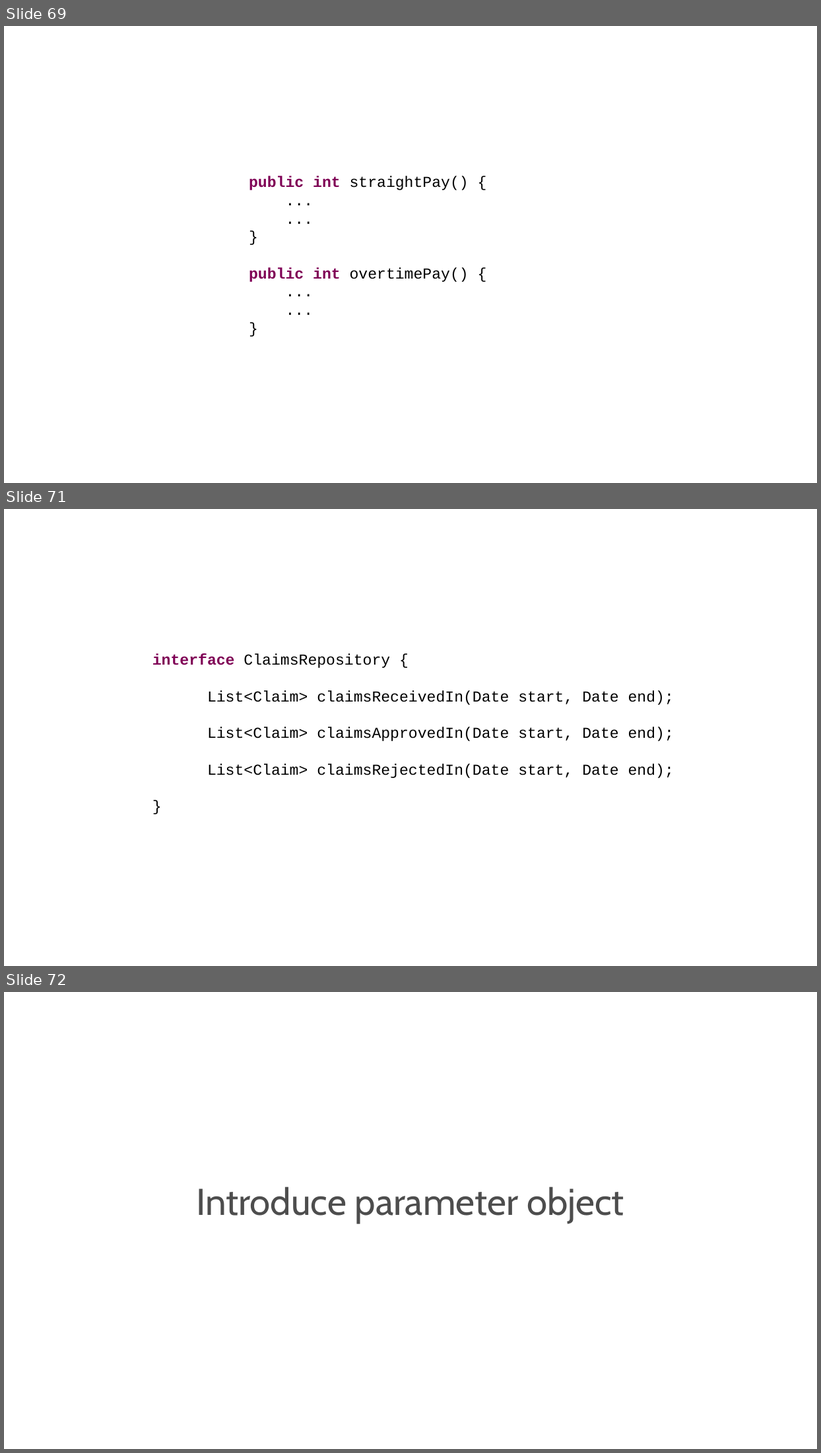
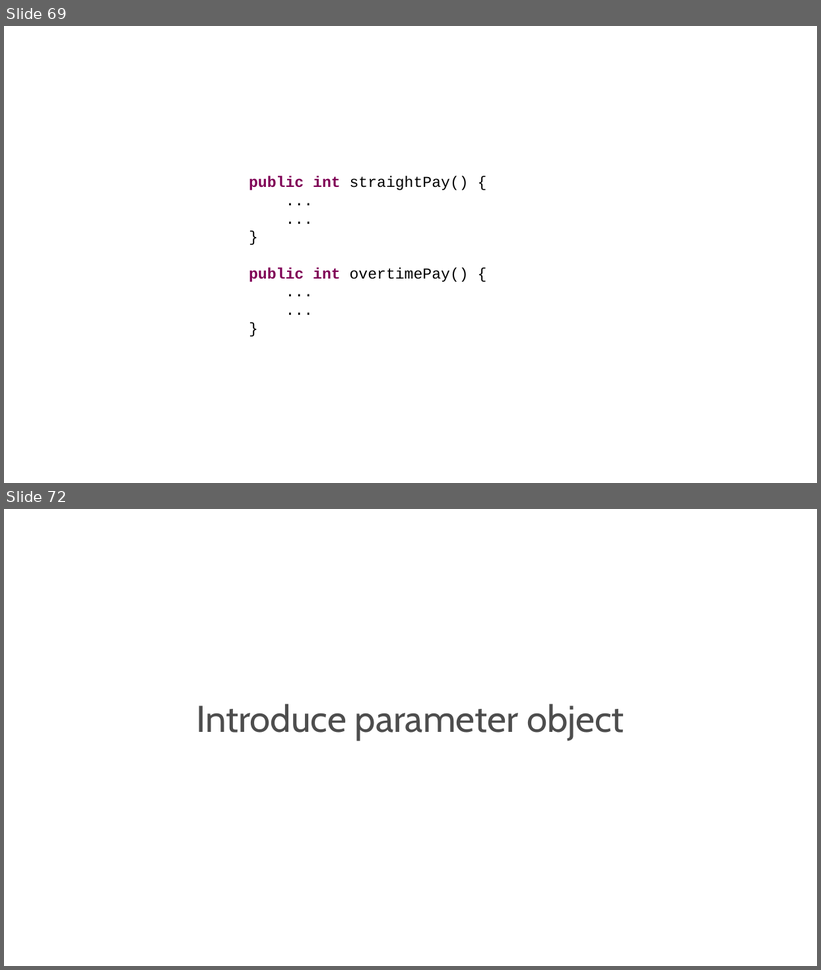
Before and after one commit to hexacta/HexactaLabs-NET, a slide deck: Presentaciones/2 - CleanCode.pptx. Shown one above the other, each under a label of ours: slides 69, 71 and 72 before the commit, slides 69 and 72 after it; the slides between them are not shown. The pictures are 821x1453 and 821x970 pixels, drawn with LibreOffice and Linux fonts; fonts in the diff are those of the drawing; background and template pictures are left out. Boxes give left, top, right and bottom in pixels: in the first picture for what was removed or moved away, otherwise in the second. Text is boxed around its words. In the diff, an @@ line names an element or a change of style, - is before the commit and + after.

```diff
--- a/Presentaciones/2 - CleanCode.pptx
+++ b/Presentaciones/2 - CleanCode.pptx
@@ slide 71 removed at <box>4,509,817,966</box>, background picture (left out) @@
@@ text removed at <box>152,654,674,778</box> @@
-interface ClaimsRepository {
-List<Claim> claimsReceivedIn(Date start, Date end);
-List<Claim> claimsApprovedIn(Date start, Date end);
-List<Claim> claimsRejectedIn(Date start, Date end);
-}
```
Also in this commit, not shown: 6 slides changed, 15 slides added, 16 other slides removed, 1 other file.
